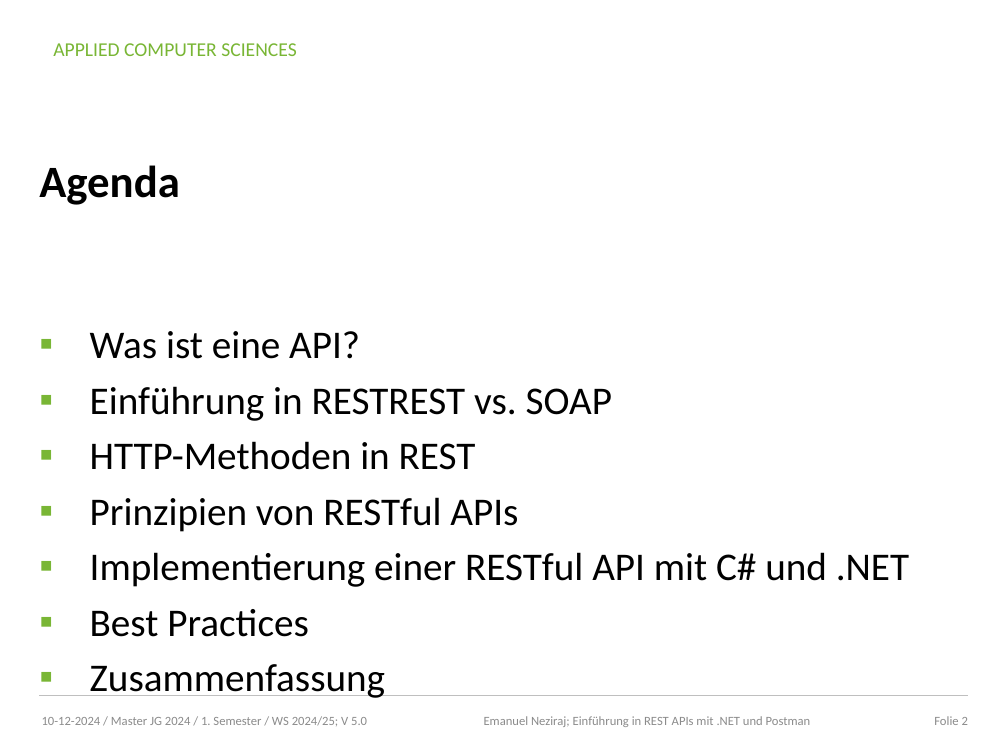
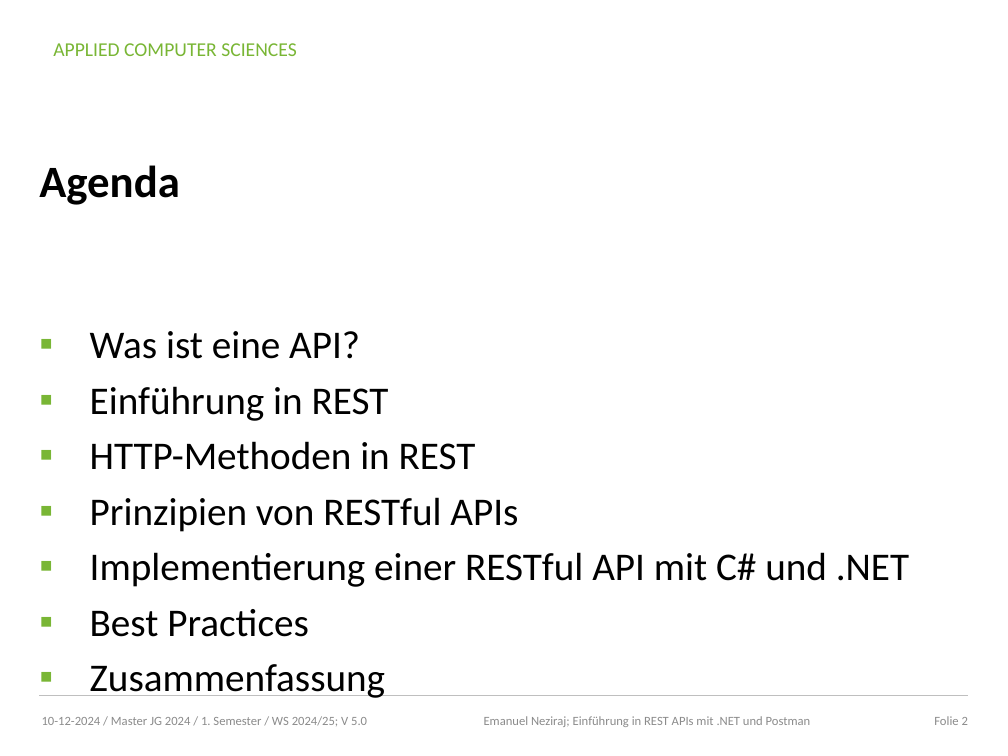
Before and after one commit to emanuelneziraj/techdemo-restapi, a slide deck: slide 2 of Präsentation-REST-API.pptx. Drawn at 1008x756 pixels with LibreOffice and Linux fonts; fonts in the diff are those of the drawing; background and template pictures are left out. Boxes give left, top, right and bottom in pixels: in the first picture for what was removed or moved away, otherwise in the second. Text is boxed around its words. In the diff, an @@ line names an element or a change of style, - is before the commit and + after.

Commit message:
changed presentaiton

```diff
--- a/Präsentation-REST-API.pptx
+++ b/Präsentation-REST-API.pptx
@@ text at box(90, 386, 389, 421): text changed @@
-▪ Einführung in RESTREST vs. SOAP
+▪ Einführung in REST
```
